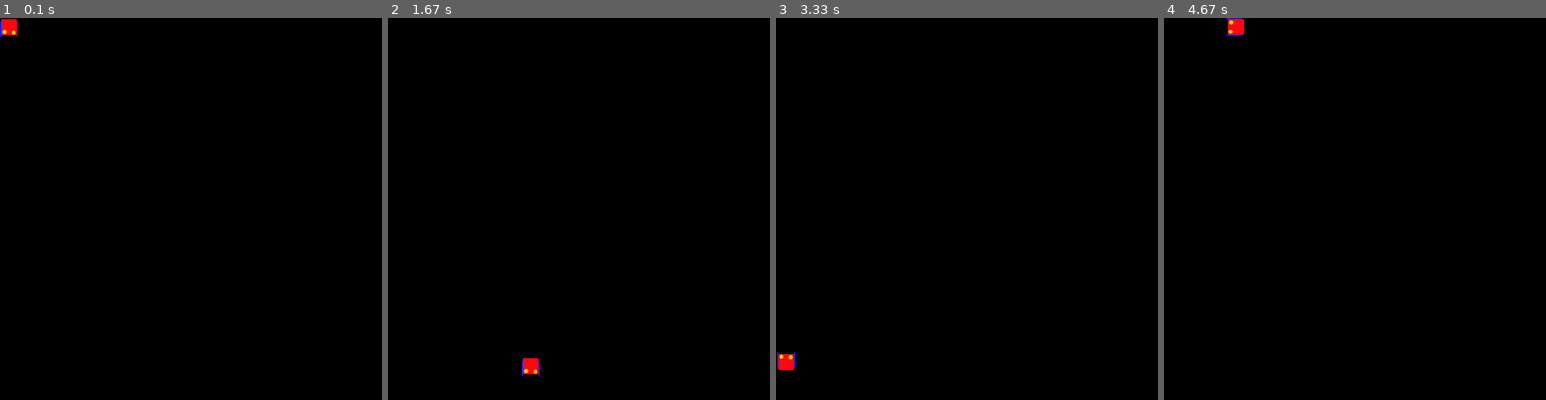
Above: before the commit, frames 1-4 (left to right).
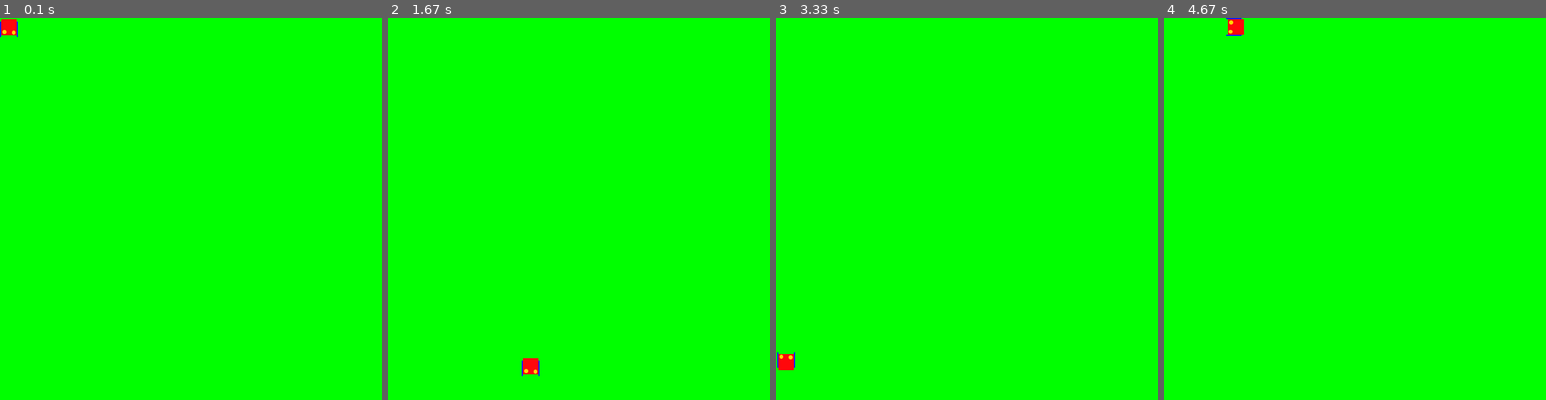
Above: after the commit, the same moments.

Repository: camelStyleUser/gamepygame
Game: pygame game, started from main.py
Two runs of this game, one before a commit and one after it. Both use one fixed random seed, a clock stepped at 60 frames per second and the inputs below.
Inputs:
- Up to frame 1 (0.1 s): no input
- Up to frame 2 (1.67 s): hold Right 0.33-0.8 s; hold Up 0.83-1.13 s; hold Right 1.17-1.63 s
- Up to frame 3 (3.33 s): hold Left 1.67-2.2 s; hold Down 2.23-2.53 s; hold Left 2.57-2.97 s; hold Up from 3 s (still down)
- Up to frame 4 (4.67 s): release Up at 3.37 s; hold Right 3.4-4.03 s; hold Down 4.07-4.43 s; hold Left from 4.47 s (still down)

The runs differ from the first frame. In frame 1, 100% of the frame differs, in the area x 0-100%, y 0-100%; in frame 2, 100%; in frame 3, 100%; in frame 4, 100%.

Commit message:
Update main.py

Diff:
--- a/main.py
+++ b/main.py
@@ -27,7 +27,7 @@
     angle=(180+math.degrees(math.atan2(x,y)))
   except:
     pass
-  surface.fill((0,0,0))
+  surface.fill((0,255,0))
   rplayer=pygame.transform.rotate(player,angle)
   rrect=rplayer.get_rect(center=playerrect.center)
   surface.blit(rplayer,rrect)
